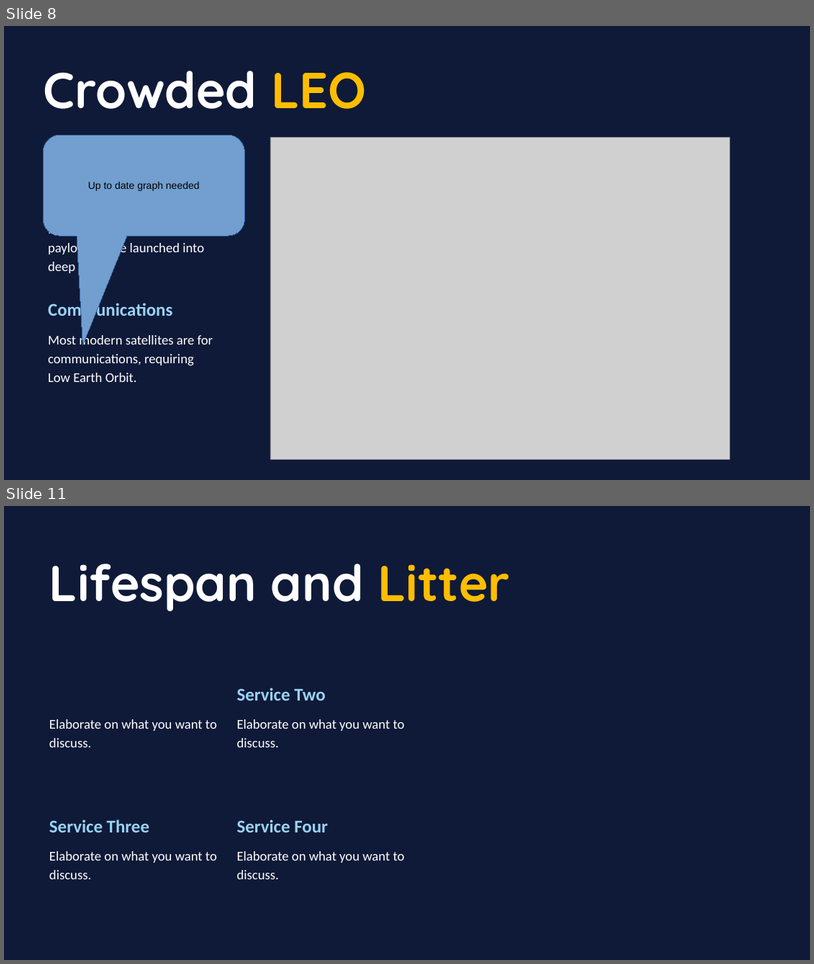
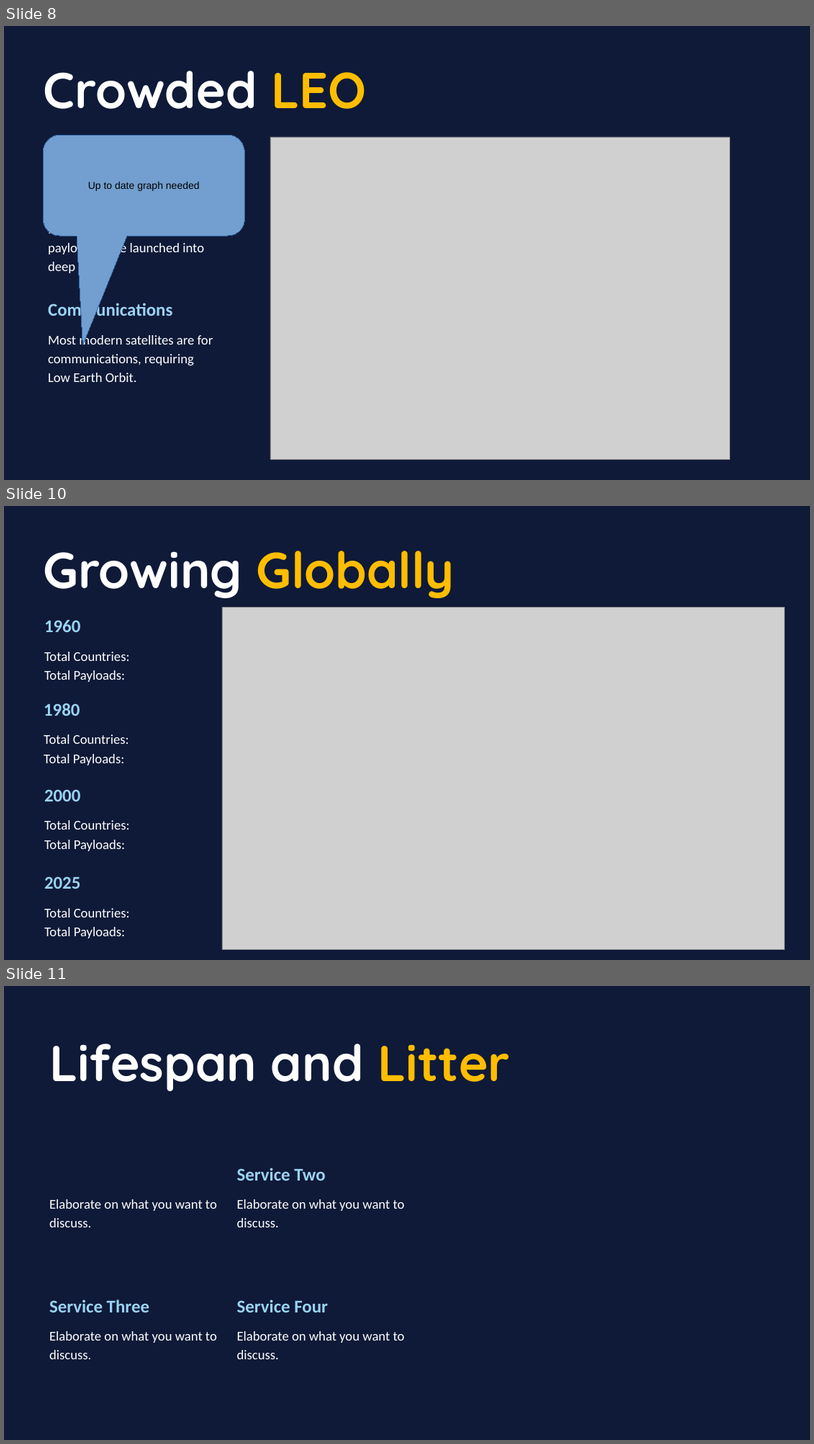
Before and after one commit to daemonchild/cardiffmet-dat5001-visualisation-of-data, a slide deck: assessment/presentation/DAT5001-TomRowan-ST20285213-From_Launch_to_Litter_Orbital_Overload.pptx. Shown one above the other, each under a label of ours: slides 8 and 11 before the commit, slides 8, 10 and 11 after it; the slides between them are not shown. The pictures are 814x964 and 814x1444 pixels, drawn with LibreOffice and Linux fonts; fonts in the diff are those of the drawing; grey boxes stand for pictures. Boxes give left, top, right and bottom in pixels: in the first picture for what was removed or moved away, otherwise in the second. Text is boxed around its words. In the diff, an @@ line names an element or a change of style, - is before the commit and + after.

```diff
--- a/assessment/presentation/DAT5001-TomRowan-ST20285213-From_Launch_to_Litter_Orbital_Overload.pptx
+++ b/assessment/presentation/DAT5001-TomRowan-ST20285213-From_Launch_to_Litter_Orbital_Overload.pptx
@@ slide 10 added at (x1=4, y1=506, x2=810, y2=960), background #0F1A38 @@
@@ text added at (x1=43, y1=551, x2=455, y2=598), 90 pt, text #FFBD00, bold @@
+Growing Globally
@@ picture added at (x1=222, y1=608, x2=784, y2=949) @@
@@ text added at (x1=44, y1=620, x2=80, y2=632), 32 pt, text #9AD3F3, bold @@
+1960
@@ text added at (x1=44, y1=651, x2=130, y2=682), 24 pt, text #FFFFFF @@
+Total Countries:
+Total Payloads:
@@ text added at (x1=44, y1=703, x2=80, y2=716), 32 pt, text #9AD3F3, bold @@
+1980
@@ text added at (x1=44, y1=734, x2=129, y2=765), 24 pt, text #FFFFFF @@
+Total Countries:
+Total Payloads:
@@ text added at (x1=44, y1=789, x2=80, y2=801), 32 pt, text #9AD3F3, bold @@
+2000
@@ text added at (x1=44, y1=820, x2=130, y2=851), 24 pt, text #FFFFFF @@
+Total Countries:
+Total Payloads:
@@ text added at (x1=44, y1=876, x2=80, y2=888), 32 pt, text #9AD3F3, bold @@
+2025
@@ text added at (x1=44, y1=908, x2=130, y2=938), 24 pt, text #FFFFFF @@
+Total Countries:
+Total Payloads:
```
Also in this commit, not shown: 5 slides changed, 2 slides removed, 11 other files.
